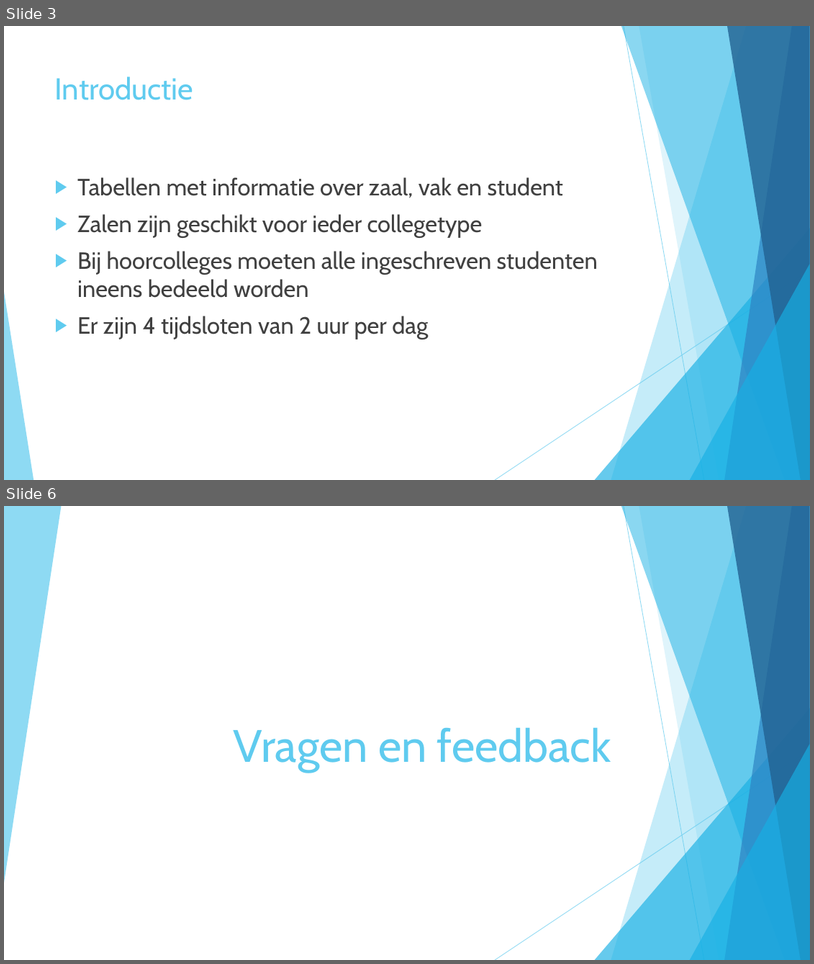
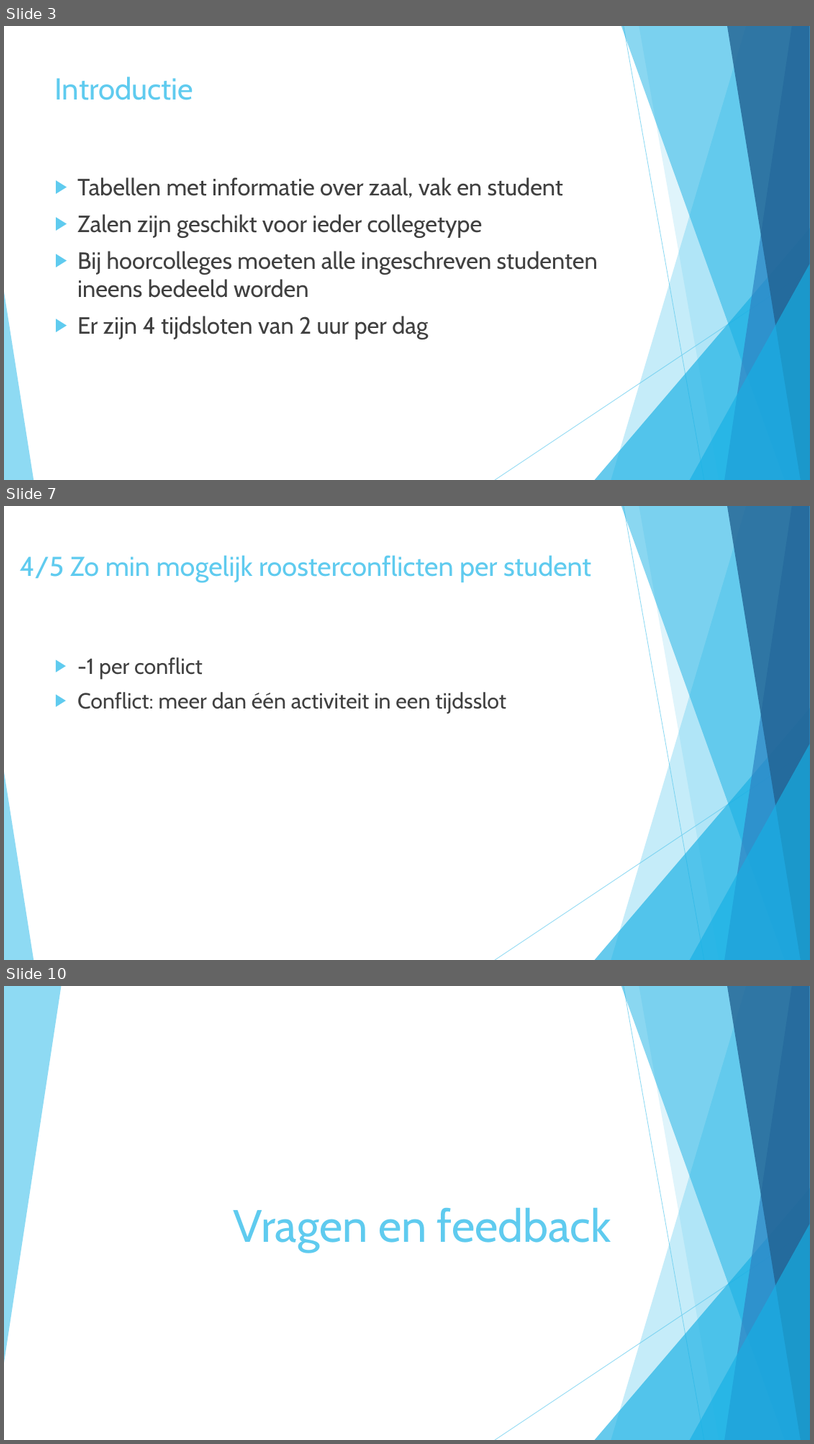
Before and after one commit to CarlijnQuik/Heuristics, a slide deck: Lectures & Lesroosters.pptx. Shown one above the other, each under a label of ours: slides 3 and 6 before the commit, slides 3, 7 and 10 after it; the slides between them are not shown. The pictures are 814x964 and 814x1444 pixels, drawn with LibreOffice and Linux fonts; fonts in the diff are those of the drawing. Boxes give left, top, right and bottom in pixels: in the first picture for what was removed or moved away, otherwise in the second. Text is boxed around its words. In the diff, an @@ line names an element or a change of style, - is before the commit and + after.

```diff
--- a/Lectures & Lesroosters.pptx
+++ b/Lectures & Lesroosters.pptx
@@ slide 7 added at [4, 506, 810, 960], background #FFFFFF; not listed: 10 template elements that a slide beside it also shows @@
@@ title added at [20, 555, 592, 583], 32.4 pt, text #5FCBEF @@
+4/5 Zo min mogelijk roosterconflicten per student
@@ text added at [77, 657, 507, 713], 26 pt, text #404040 @@
+▶ -1 per conflict
+▶ Conflict: meer dan één activiteit in een tijdsslot
@@ what was slide 6 is now slide 10 @@
```
Also in this commit, not shown: 4 slides changed, 3 other slides added.
